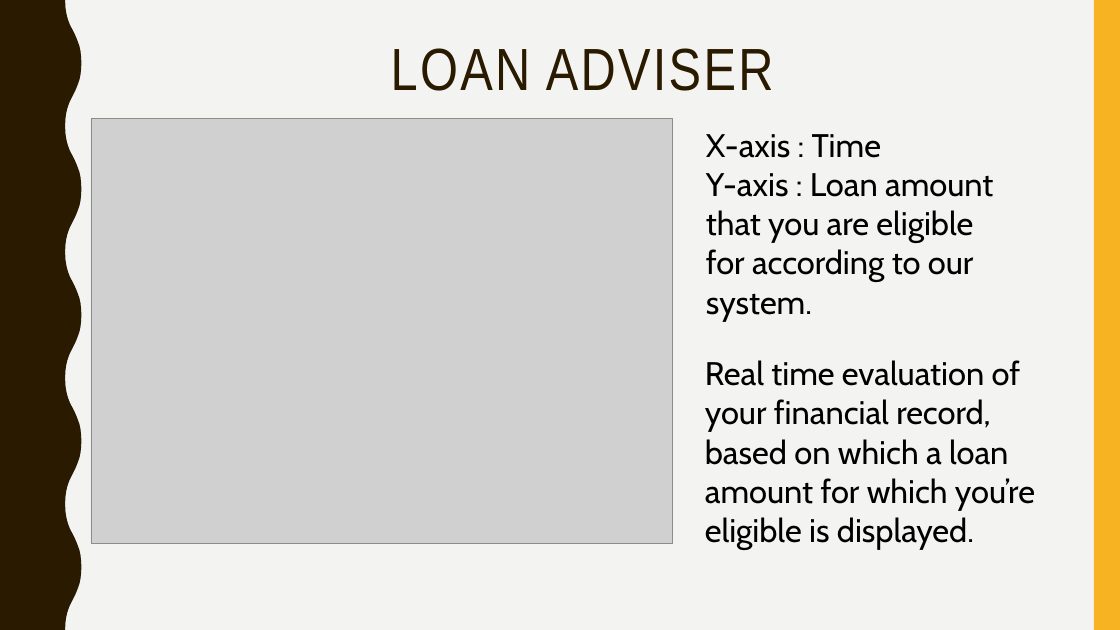
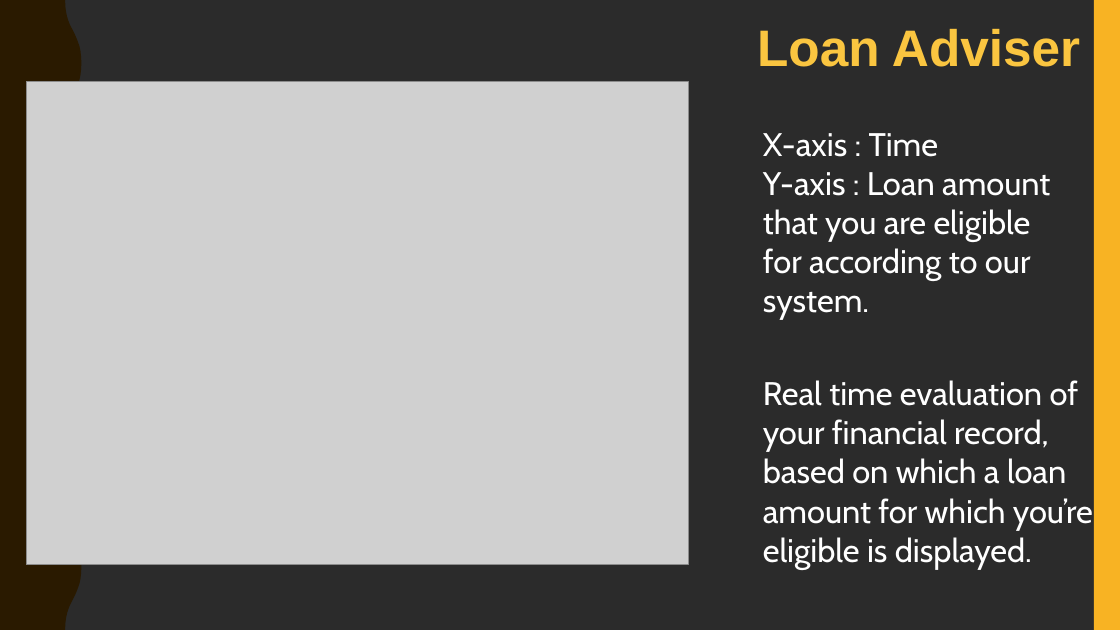
Before and after one commit to mittrayash/Hackrupt-Fintech-NSIT, a slide deck: slide 4 of PPT.pptx. Drawn at 1120x630 pixels with LibreOffice and Linux fonts; fonts in the diff are those of the drawing; grey boxes stand for pictures; background and template pictures are left out; a plain dark background stands for a picture behind light text. Boxes give left, top, right and bottom in pixels: in the first picture for what was removed or moved away, otherwise in the second. Text is boxed around its words. In the diff, an @@ line names an element or a change of style, - is before the commit and + after.

```diff
--- a/PPT.pptx
+++ b/PPT.pptx
@@ background #F3F3F2 to picture (left out) @@
@@ text at (757,29,1080,67): text changed; size 51 to 44 pt; font Arial Narrow to Arial; text colour #2A1A00 to #FAC540; bold on @@
-LOAN ADVISER
+Loan Adviser
@@ picture: place and size @@
-picture at (91,118,673,544)
+picture at (27,82,688,565)
@@ text "X-axis : Time": place and size @@
-text "X-axis : Time" at (706,134,993,322)
+text "X-axis : Time" at (763,133,1050,320)
@@ text "X-axis : Time" at (763,133,1050,320): text colour #000000 to #FFFFFF @@
@@ text "Real time evaluation of your ..." at (763,380,1093,570): text colour #000000 to #FFFFFF @@
@@ text "Real time evaluation of your ...": place and size @@
-text "Real time evaluation of your ..." at (705,360,1035,550)
+text "Real time evaluation of your ..." at (763,380,1093,570)
```
Also in this commit, not shown: 1 other slide changed, 3 other files.
